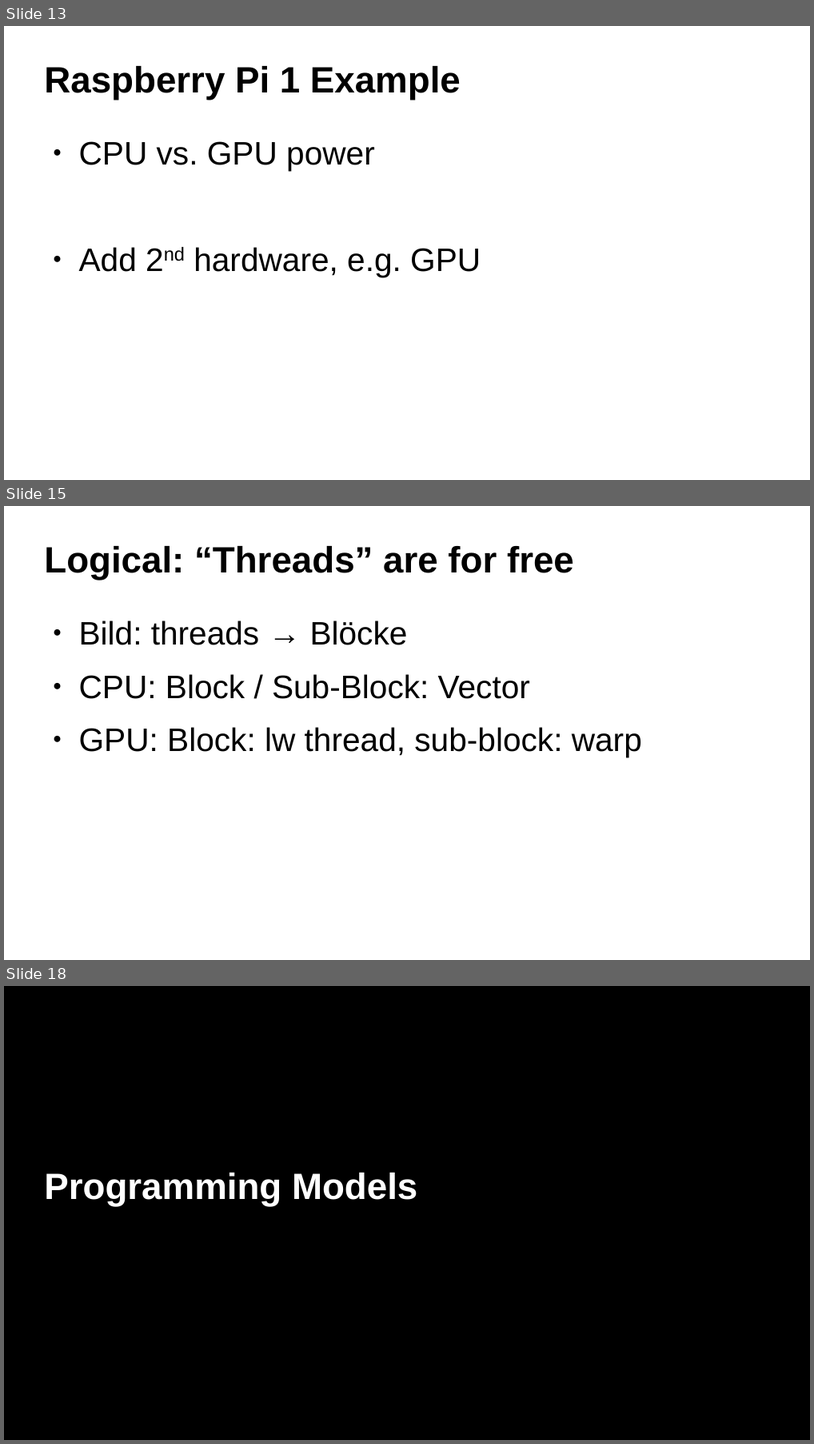
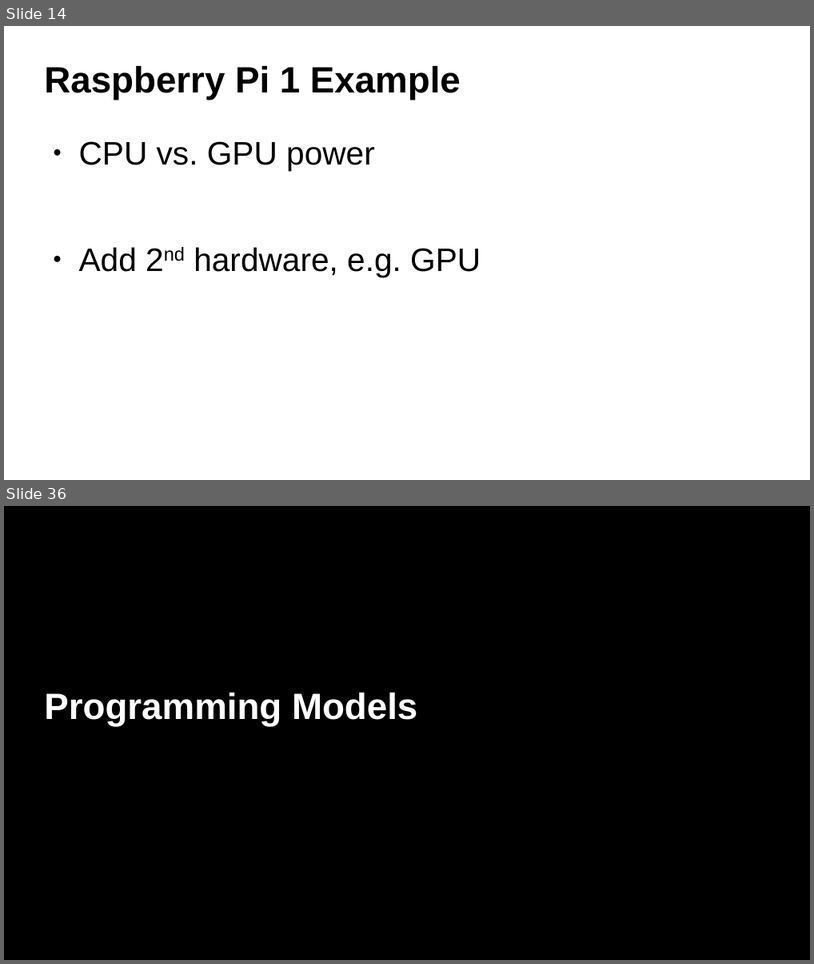
Before and after one commit to ax3l/datenspuren_2016, a slide deck: Slides.odp. Shown one above the other, each under a label of ours: slides 13, 15 and 18 before the commit, slides 14 and 36 after it; the slides between them are not shown. The pictures are 814x1444 and 814x964 pixels, drawn with LibreOffice and Linux fonts; fonts in the diff are those of the drawing; background and template pictures are left out. Boxes give left, top, right and bottom in pixels: in the first picture for what was removed or moved away, otherwise in the second. Text is boxed around its words. In the diff, an @@ line names an element or a change of style, - is before the commit and + after.

```diff
--- a/Slides.odp
+++ b/Slides.odp
@@ slide 15 removed at (x1=4, y1=506, x2=810, y2=960), background #FFFFFF @@
@@ title removed at (x1=44, y1=546, x2=574, y2=580) @@
-Logical: “Threads” are for free
@@ text removed at (x1=79, y1=620, x2=642, y2=757) @@
-● Bild: threads → Blöcke
-● CPU: Block / Sub-Block: Vector
-● GPU: Block: lw thread, sub-block: warp
@@ what was slide 13 is now slide 14 @@
@@ what was slide 18 is now slide 36 @@
```
Also in this commit, not shown: 7 slides changed, 21 slides added.
